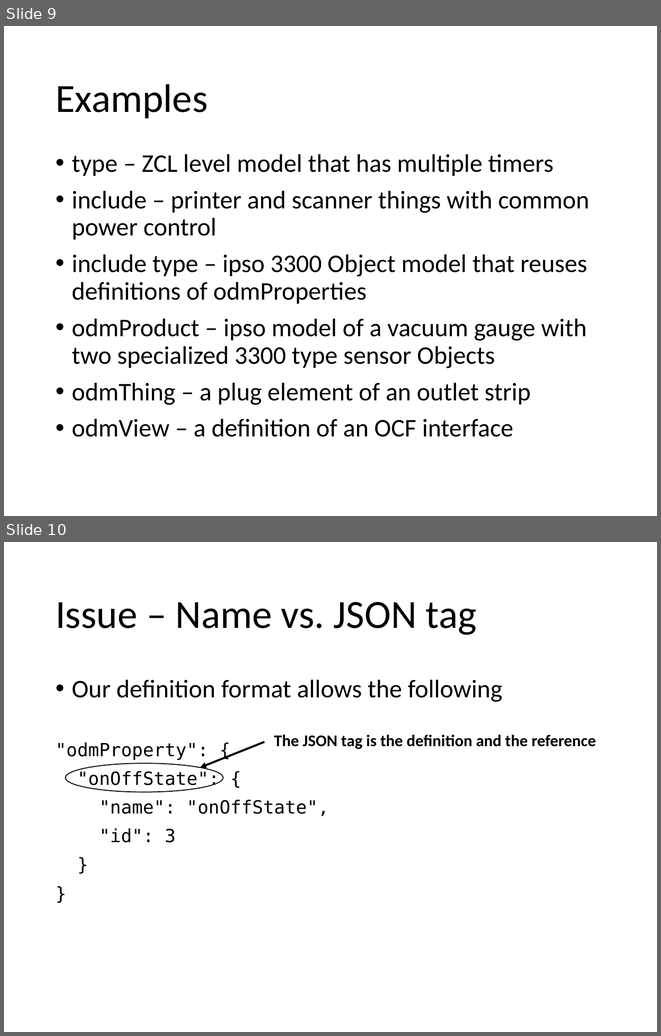
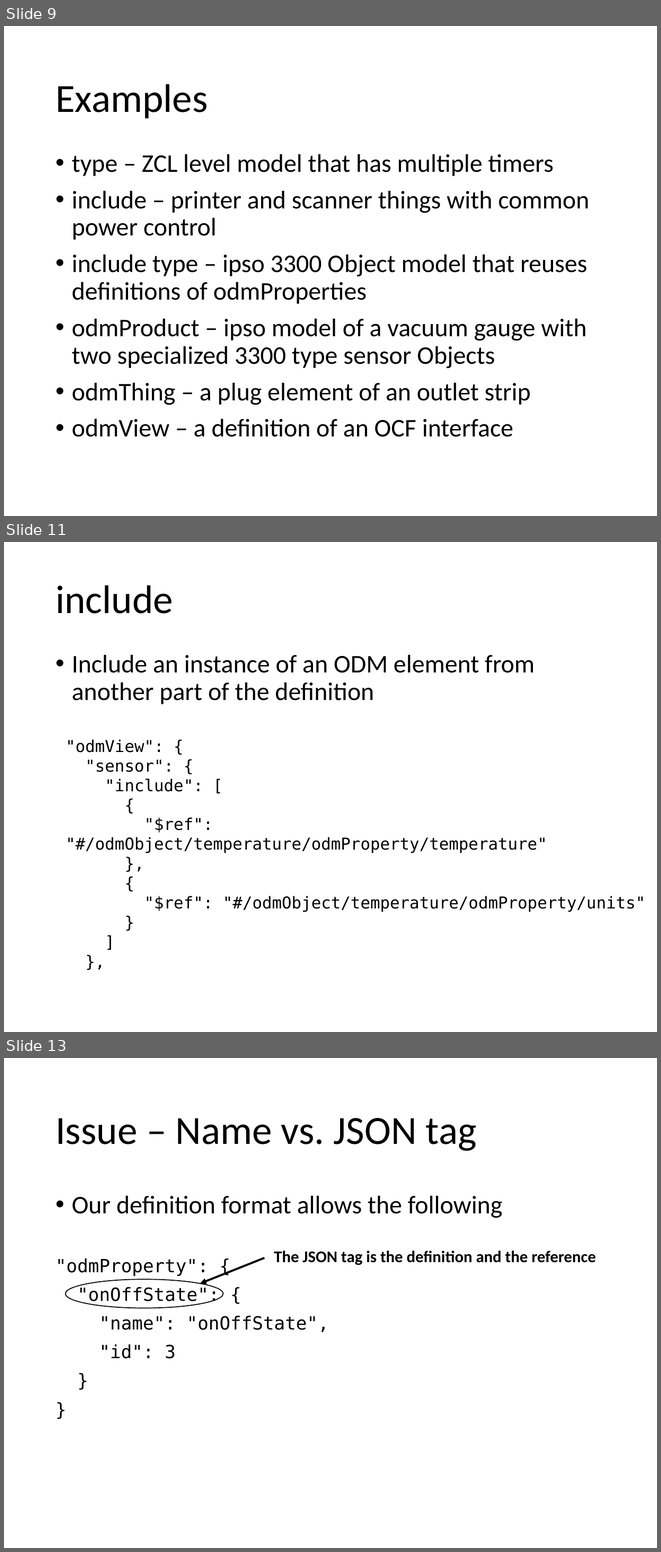
Before and after one commit to mjkoster/ODM-Examples, a slide deck: sdf-extensions.pptx. Shown one above the other, each under a label of ours: slides 9 and 10 before the commit, slides 9, 11 and 13 after it; the slides between them are not shown. The pictures are 661x1036 and 661x1552 pixels, drawn with LibreOffice and Linux fonts; fonts in the diff are those of the drawing. Boxes give left, top, right and bottom in pixels: in the first picture for what was removed or moved away, otherwise in the second. Text is boxed around its words. In the diff, an @@ line names an element or a change of style, - is before the commit and + after.

```diff
--- a/sdf-extensions.pptx
+++ b/sdf-extensions.pptx
@@ slide 11 added at box(4, 542, 657, 1032), background #FFFFFF @@
@@ title added at box(55, 585, 173, 614), 44 pt, text #000000 @@
+include
@@ text added at box(72, 654, 535, 704), 28 pt, text #000000 @@
+• Include an instance of an ODM element from another part of the definition
@@ text added at box(65, 739, 645, 912), 18 pt, text #000000 @@
+"odmView": {
+"sensor": {
+"include": [
+{
+"$ref": "#/odmObject/temperature/odmProperty/temperature"
+},
+{
+"$ref": "#/odmObject/temperature/odmProperty/units"
+}
+]
+},
@@ what was slide 10 is now slide 13 @@
```
Also in this commit, not shown: 2 other slides added, 2 other files.
